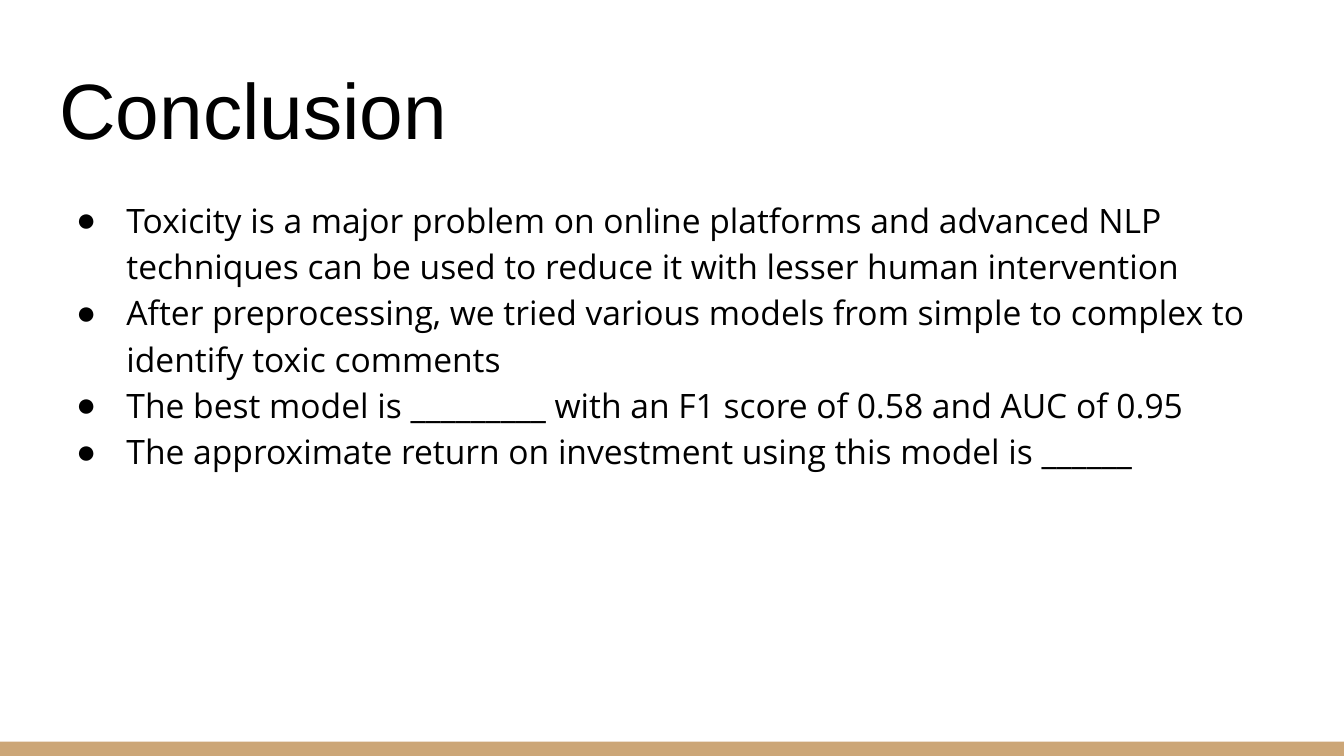
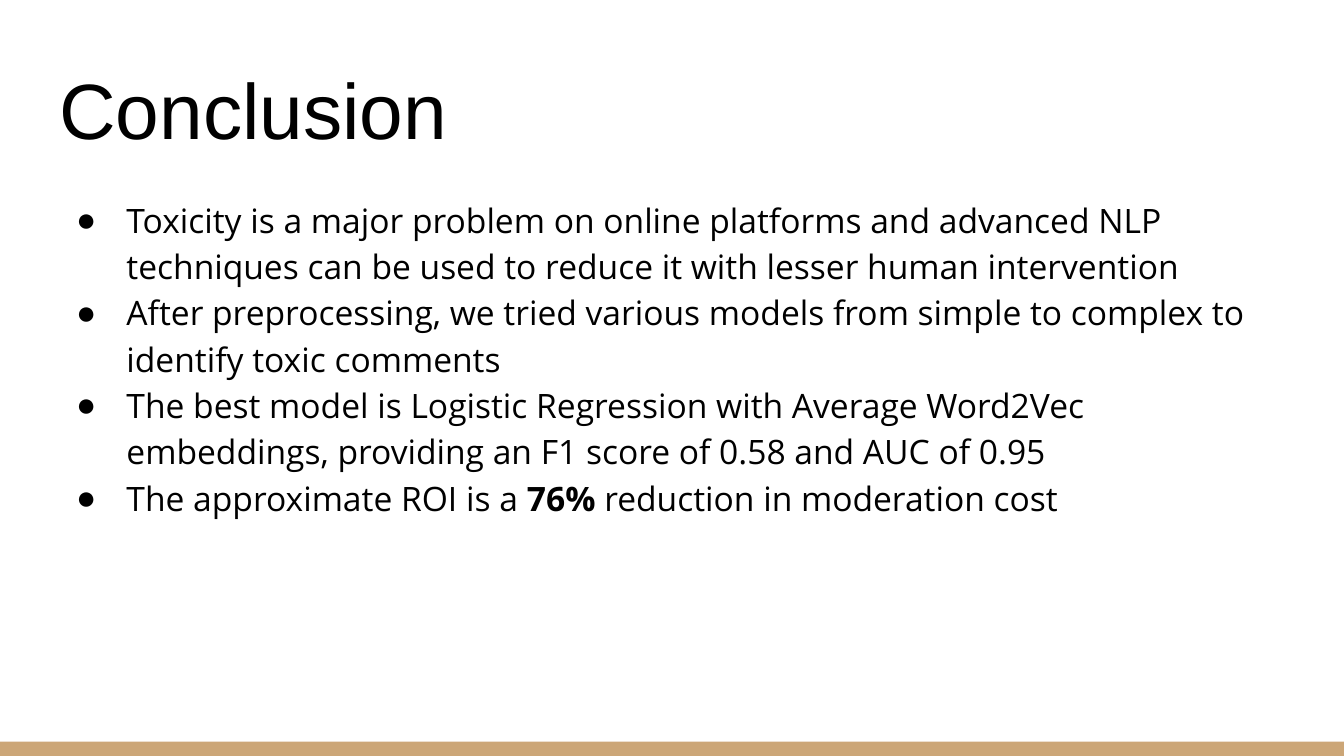
Before and after one commit to sudhanshurai360/NLP_final_project_Fall_2022, a slide deck: slide 15 of NLP Presentation.pptx (slide 13 before the commit). Drawn at 1344x756 pixels with LibreOffice and Linux fonts; fonts in the diff are those of the drawing. Boxes give left, top, right and bottom in pixels: in the first picture for what was removed or moved away, otherwise in the second. Text is boxed around its words. In the diff, an @@ line names an element or a change of style, - is before the commit and + after.

```diff
--- a/NLP Presentation.pptx
+++ b/NLP Presentation.pptx
@@ text at [126,392,1084,519]: text changed @@
-● The best model is _________ with an F1 score of 0.58 and AUC of 0.95
-● The approximate return on investment using this model is ______
+● The best model is Logistic Regression with Average Word2Vec embeddings, providing an F1 score of 0.58 and AUC of 0.95
+● The approximate ROI is a 76% reduction in moderation cost
```
Also in this commit, not shown: 4 other slides changed, 3 slides added, 1 slide removed.
